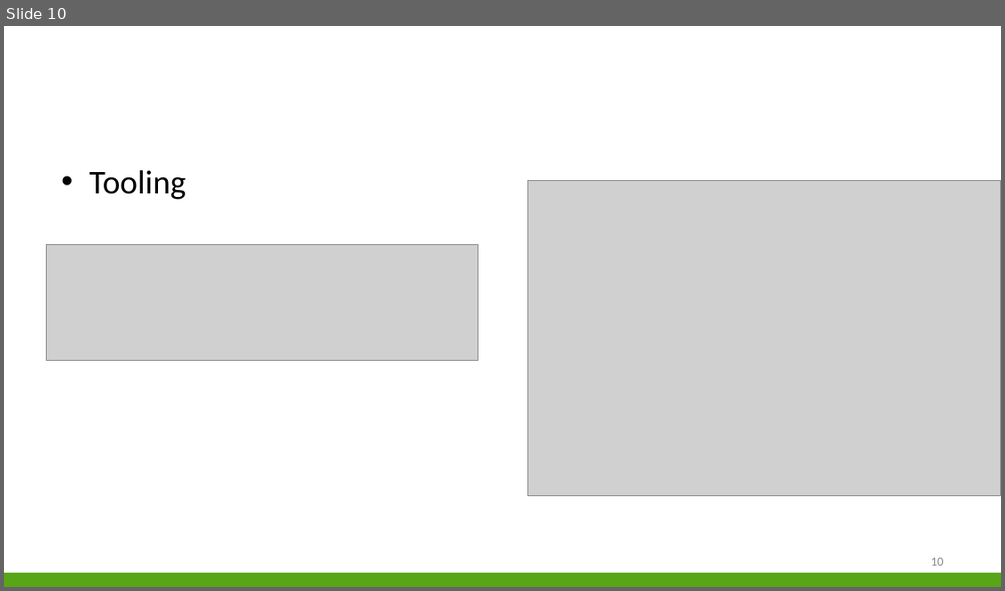
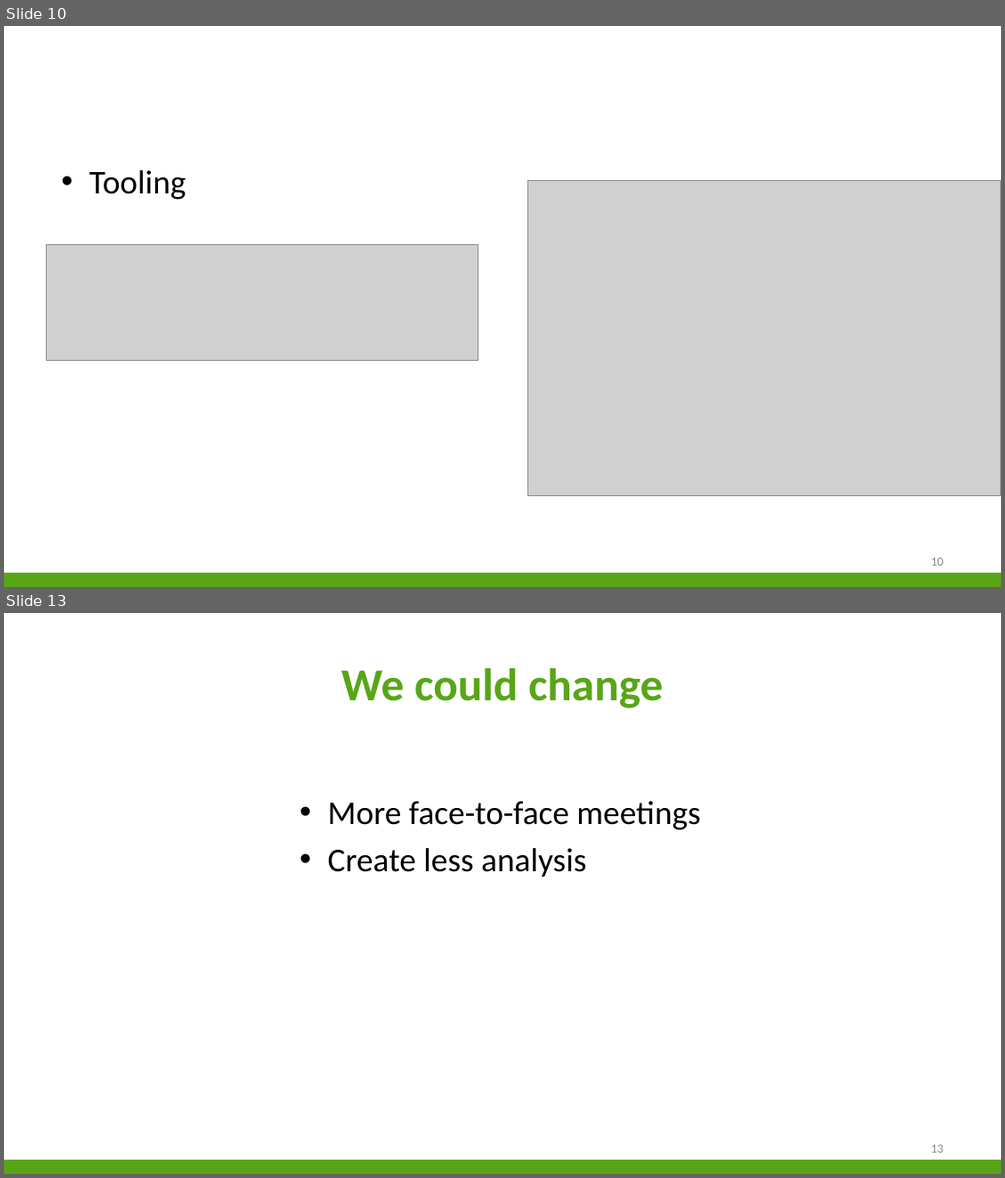
Before and after one commit to niekvandael/iTalent, a slide deck: italent/documents/english/EnglishPresentation.pptx. Shown one above the other, each under a label of ours: slide 10 before the commit, slides 10 and 13 after it; the slides between them are not shown. The pictures are 1005x591 and 1005x1178 pixels, drawn with LibreOffice and Linux fonts; fonts in the diff are those of the drawing; grey boxes stand for pictures; background and template pictures are left out. Boxes give left, top, right and bottom in pixels: in the first picture for what was removed or moved away, otherwise in the second. Text is boxed around its words. In the diff, an @@ line names an element or a change of style, - is before the commit and + after.

```diff
--- a/italent/documents/english/EnglishPresentation.pptx
+++ b/italent/documents/english/EnglishPresentation.pptx
@@ slide 13 added at (4,613,1001,1174), background #FFFFFF; not listed: 1 template element that a slide beside it also shows @@
@@ title added at (341,668,663,708), 44 pt, text #58A618, bold @@
+We could change
@@ text added at (328,801,700,876), 32 pt, text #000000 @@
+• More face-to-face meetings
+• Create less analysis
@@ page number added at (930,1144,943,1152), 12 pt, text #898989 @@
+13
```
Also in this commit, not shown: 1 slide changed, 3 other slides added, 1 slide removed, 1 other file.
